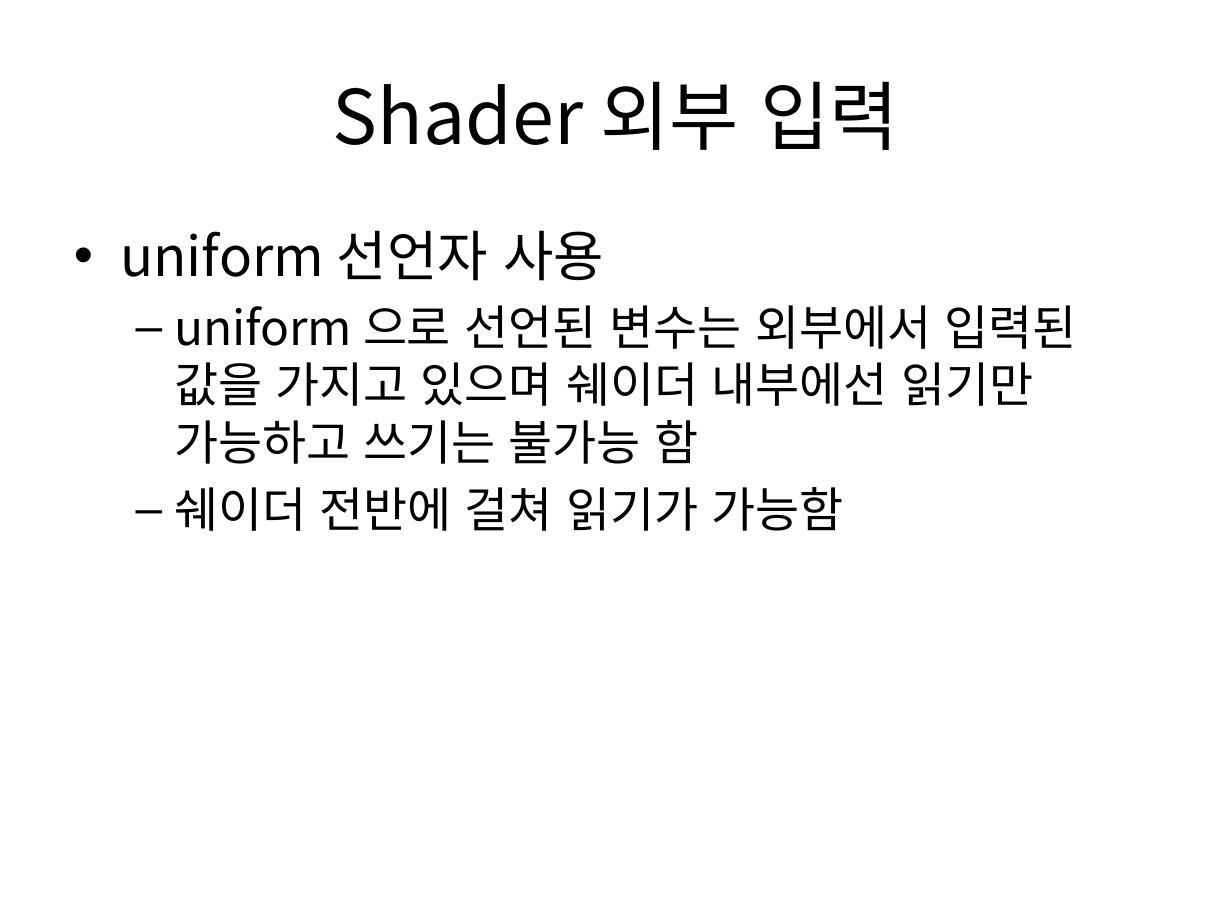
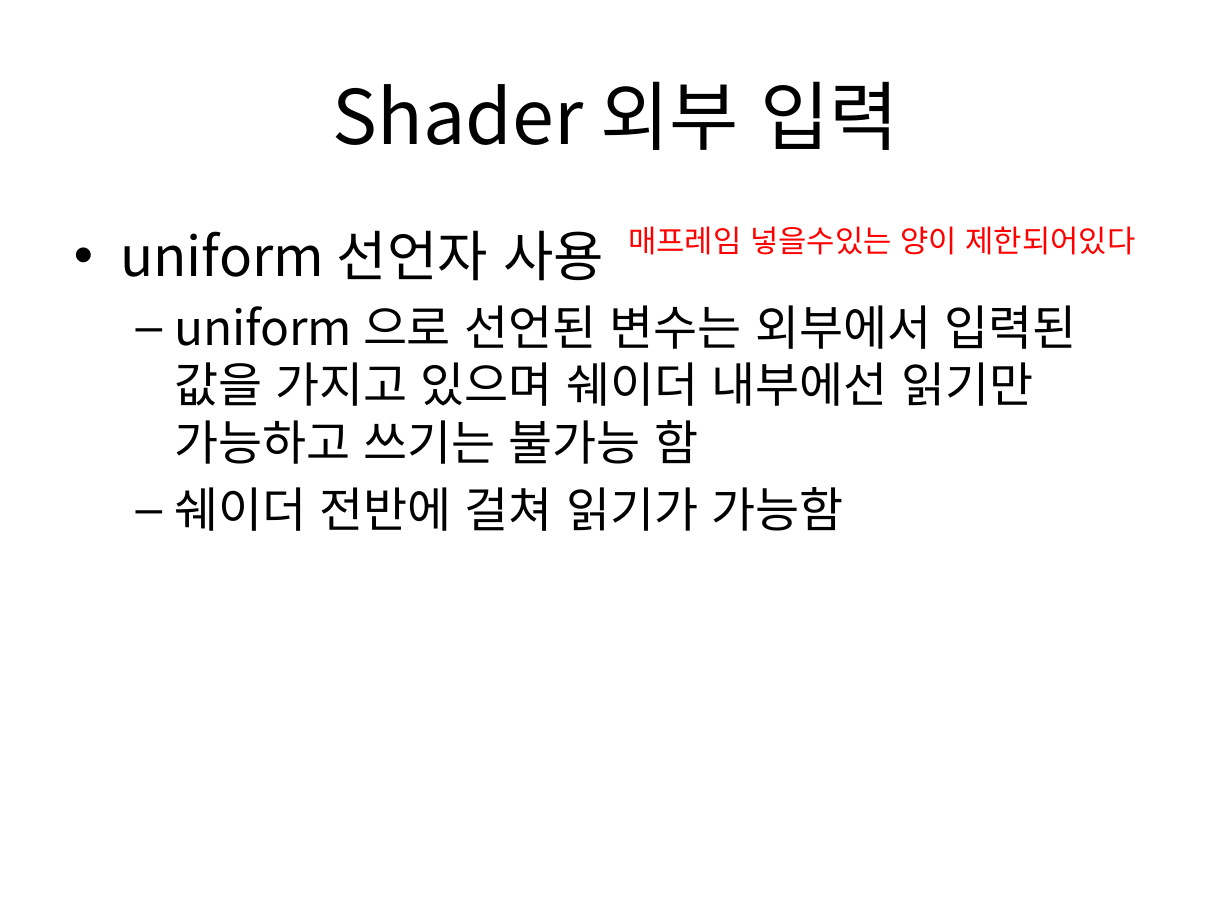
Before and after one commit to hhg56/shader, a slide deck: slide 32 of Lecture3.pptx. Drawn at 1232x924 pixels with LibreOffice and Linux fonts; fonts in the diff are those of the drawing. Boxes give left, top, right and bottom in pixels: in the first picture for what was removed or moved away, otherwise in the second. Text is boxed around its words. In the diff, an @@ line names an element or a change of style, - is before the commit and + after.

```diff
--- a/Lecture3.pptx
+++ b/Lecture3.pptx
@@ text added at (x1=628, y1=226, x2=1136, y2=255), 18 pt, text #FF0000 @@
+매프레임 넣을수있는 양이 제한되어있다
```
Also in this commit, not shown: 24 other files.
